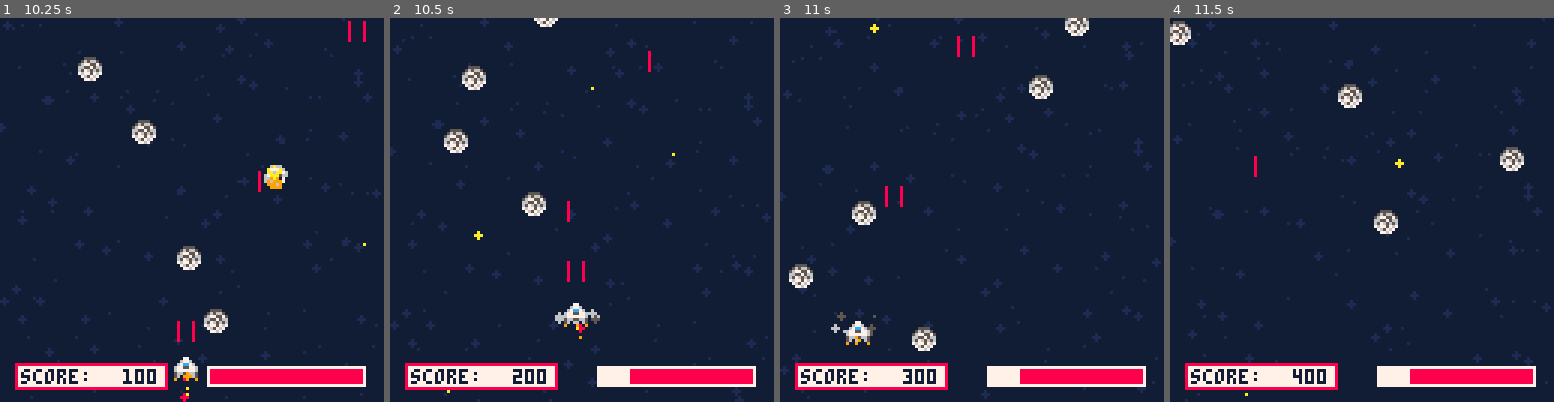
Above: before the commit, frames 1-4 (left to right).
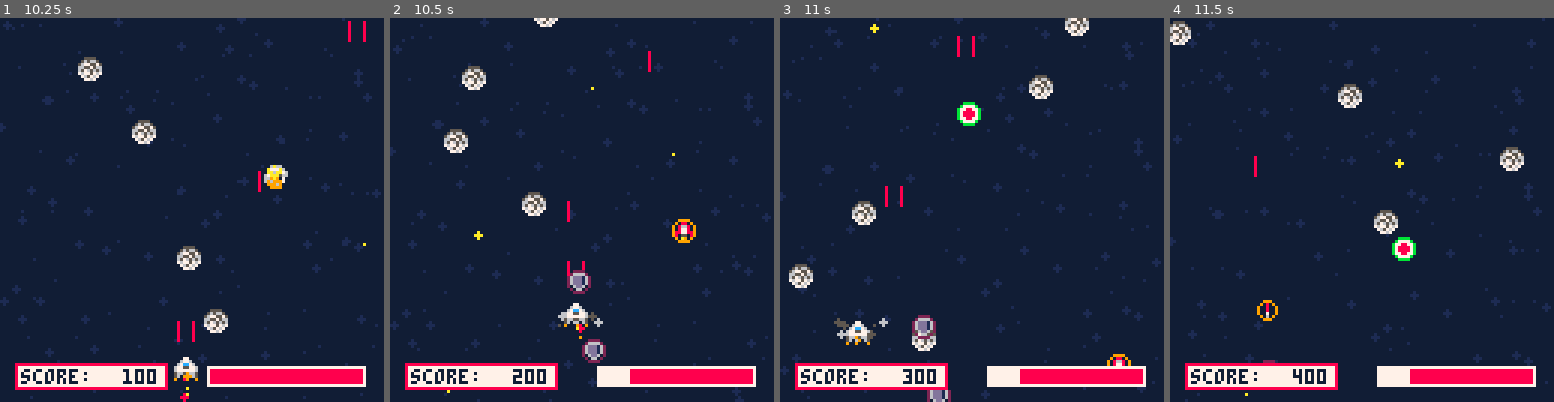
Above: after the commit, the same moments.

Repository: Sam-Horner-42/pico-8
Game: PICO-8 cartridge carts/firstgame/firstgame.p8
The game is run twice, just before and just after one commit, with the same random seed, the same clock (stepped at 60 frames per second) and the same inputs.
Inputs:
- Up to frame 1 (10.25 s): tap O (Z key) at 0.33, 0.7, 1.43, 2.22, 3.1, 3.98, 4.87, 5.75, 6.63, 7.52, 8.4, 9.28, 10.17 s; tap X (X key) at 1.07, 2.07, 2.4, 2.73, 3.07, 3.4, 3.73, 4.07, 4.4, 4.73, 5.07, 5.4, 5.73, 6.07, 6.4, 6.73, 7.07, 7.4, 7.73, 8.07, 8.4, 8.73, 9.07, 9.4, 9.73, 10.07 s; hold Left 1.97-2.37 s; hold Down 2.42-2.82 s; hold Right 2.87-3.53 s; hold Up 3.58-4.08 s; hold Right 4.13-4.53 s; hold Down 4.58-5.08 s; hold Left 5.13-5.8 s; hold Up 5.85-6.18 s; hold Left 6.23-6.63 s; hold Down 6.68-7.08 s; hold Right 7.13-7.8 s; hold Up 7.85-8.35 s; hold Right 8.4-8.8 s; hold Down 8.85-9.35 s; hold Left 9.4-10.07 s; hold Up from 10.12 s (still down)
- Up to frame 2 (10.5 s): tap X (X key) at 10.4 s; release Up at 10.45 s
- Up to frame 3 (11 s): hold Left 10.5-10.9 s; tap X (X key) at 10.73 s; hold Down from 10.95 s (still down)
- Up to frame 4 (11.5 s): tap O (Z key) at 11.05 s; tap X (X key) at 11.07, 11.4 s; release Down at 11.35 s; hold Right from 11.4 s (still down)

Frame 1 is identical in both runs. In frame 2, 1.0% of the frame differs, in the area x 42-80%, y 52-90%; in frame 3, 1.1%, in the area x 13-92%, y 21-100%; in frame 4, 0.5%.

Commit message:
Added Pickups

Diff:
--- /dev/null
+++ b/backup/20250701_154004_firstgame.p8
@@ -0,0 +1,45 @@
+pico-8 cartridge // http://www.pico-8.com
+version 42
+__lua__
+#include main.lua
+#include gameplay.lua
+#include stars.lua
+#include enemies.lua
+#include pickups.lua
+#include thrusters.lua
+#include player.lua
+#include projectiles.lua
+…(34 lines of a section not shown)…
--- /dev/null
+++ b/backup/20250701_160218_firstgame.p8
@@ -0,0 +1,45 @@
+pico-8 cartridge // http://www.pico-8.com
+version 42
+__lua__
+#include main.lua
+#include gameplay.lua
+#include stars.lua
+#include enemies.lua
+#include pickups.lua
+#include thrusters.lua
+#include player.lua
+#include projectiles.lua
+…(34 lines of a section not shown)…
--- /dev/null
+++ b/backup/20250701_162323_firstgame.p8
@@ -0,0 +1,45 @@
+pico-8 cartridge // http://www.pico-8.com
+version 42
+__lua__
+#include main.lua
+#include gameplay.lua
+#include stars.lua
+#include pickups.lua
+#include enemies.lua
+#include thrusters.lua
+#include player.lua
+#include projectiles.lua
+…(34 lines of a section not shown)…
--- /dev/null
+++ b/backup/20250701_164324_firstgame.p8
@@ -0,0 +1,46 @@
+pico-8 cartridge // http://www.pico-8.com
+version 42
+__lua__
+#include main.lua
+#include gameplay.lua
+#include stars.lua
+#include pickups.lua
+#include enemies.lua
+#include thrusters.lua
+#include player.lua
+#include projectiles.lua
+…(35 lines of a section not shown)…
--- a/backup/last_run.p8
+++ b/backup/last_run.p8
@@ -4,19 +4,20 @@
 #include main.lua
 #include gameplay.lua
 #include stars.lua
+#include pickups.lua
 #include enemies.lua
 #include thrusters.lua
 #include player.lua
 #include projectiles.lua
 __gfx__
-0007700000bbbb00000000000000000000555500006a660000505005589999850606606000000000000000000000000000000000000000000000000000000000
-006776000bccccb00000000000000000056566500a777a6000000005588888850627726000000000000000000000000000000000000000000000000000000000
-067cc760bcc77ccb0000000000000000567755750aa6aa7600500000681331860201102000000000000000000000000000000000000000000000000000000000
-67755776bc7ccccb00000000000000006655756667aaa56650050a05081331802222222200000000000000000000000000000000000000000000000000000000
-67777776bc7ccccb000000000000000065765656669a90705a000000778338770062260000000000000000000000000000000000000000000000000000000000
-56655665bccccccb00000000000000007677576769699970500aa000708118070060060000000000000000000000000000000000000000000000000000000000
-560660650bccccb00000000000000000076576700999690000000000007557000080080000000000000000000000000000000000000000000000000000000000
-9000000900bbbb000000000000000000007767000099990000500500000000000000000000000000000000000000000000000000000000000000000000000000
+0007700000000000000000000000000000555500006a660000505005589999850606606000222200009999000099900000bbbb00000000000000000000000000
+00677600000000000000000000000000056566500a777a600000000558888885062772600266662009088090090809000b7777b0000000000000000000000000
+067cc760000000000000000000000000567755750aa6aa7600500000681331860201102026ddd1629086680990080090b778877b000000000000000000000000
+677557760000000000000000000000006655756667aaa56650050a05081331802222222226ddd1629087780990080090b788887b000000000000000000000000
+6777777600000000000000000000000065765656669a90705a000000778338770062260026ddd1629887788990070090b788887b000000000000000000000000
+566556650000000000000000000000007677576769699970500aa0007081180700600600206dd6029805508909060900b778877b000000000000000000000000
+56066065000000000000000000000000076576700999690000000000007557000080080002066020090a9090009990000b7777b0000000000000000000000000
+90000009000000000000000000000000007767000099990000500500000000000000000000222200009999000000000000bbbb00000000000000000000000000
 
 
 
--- a/carts/firstgame/enemies.lua
+++ b/carts/firstgame/enemies.lua
@@ -1,3 +1,4 @@
+
 enemy={
     x=64, --xpos
     y=-1, --ypos
@@ -18,6 +19,7 @@
         return tbl
     end,
 
+
     update=function(self)
         if self.state == "alive" then
 			self.y += self.spd
@@ -36,7 +38,13 @@
 		elseif self.state == "exploded" then
 			self.explosion_timer -= 1
 			if self.explosion_timer <= 0 then
+                 -- drop a pickup
+                local current_x = self.x --reference to x location to prevent deletion
+                local current_y = self.y --reference to y location to prevent deletion
 				del(gameplay.enemies, self)
+                drop_pickup(current_x, current_y) -- drop a pickup
+
+
 			end
 		end
     end,
@@ -52,6 +60,14 @@
 		end
     end,
 }
+function drop_pickup(x_location, y_location)
+        add(gameplay.pickups, pickup:new({
+                    x = x_location,
+                    y = y_location,
+                    sprite_id = flr(rnd(4)) + 9,
+                    }))
+    end
+
 -- TODO make a seperate file for enemies and obstacles to add enemy AI logic
 smallspaceship = enemy:new({
     x=64, --xpos
--- a/carts/firstgame/firstgame.p8
+++ b/carts/firstgame/firstgame.p8
@@ -4,19 +4,20 @@
 #include main.lua
 #include gameplay.lua
 #include stars.lua
+#include pickups.lua
 #include enemies.lua
 #include thrusters.lua
 #include player.lua
 #include projectiles.lua
 __gfx__
-0007700000bbbb000bbbbbb00000000000555500006a660000505005589999850606606000000000000000000000000000000000000000000000000000000000
-006776000b0760b0bb0880bb00000000056566500a777a6000000005588888850627726000000000000000000000000000000000000000000000000000000000
-067cc760b764467bb086680b00000000567755750aa6aa7600500000681331860201102000000000000000000000000000000000000000000000000000000000
-67755776b747645bb087780b000000006655756667aaa56650050a05081331802222222200000000000000000000000000000000000000000000000000000000
-67777776b646645bb887788b0000000065765656669a90705a000000778338770062260000000000000000000000000000000000000000000000000000000000
-56655665b054450bb805508b000000007677576769699970500aa000708118070060060000000000000000000000000000000000000000000000000000000000
-560660650b0550b0bb0a90bb00000000076576700999690000000000007557000080080000000000000000000000000000000000000000000000000000000000
-9000000900bbbb000bbbbbb000000000007767000099990000500500000000000000000000000000000000000000000000000000000000000000000000000000
+0007700000000000000000000000000000555500006a660000505005589999850606606000222200009999000099900000bbbb00000000000000000000000000
+00677600000000000000000000000000056566500a777a600000000558888885062772600266662009088090090809000b7777b0000000000000000000000000
+067cc760000000000000000000000000567755750aa6aa7600500000681331860201102026ddd1629086680990080090b778877b000000000000000000000000
+677557760000000000000000000000006655756667aaa56650050a05081331802222222226ddd1629087780990080090b788887b000000000000000000000000
+6777777600000000000000000000000065765656669a90705a000000778338770062260026ddd1629887788990070090b788887b000000000000000000000000
+566556650000000000000000000000007677576769699970500aa0007081180700600600206dd6029805508909060900b778877b000000000000000000000000
+56066065000000000000000000000000076576700999690000000000007557000080080002066020090a9090009990000b7777b0000000000000000000000000
+90000009000000000000000000000000007767000099990000500500000000000000000000222200009999000000000000bbbb00000000000000000000000000
 
 
 
--- a/carts/firstgame/gameplay.lua
+++ b/carts/firstgame/gameplay.lua
@@ -4,6 +4,7 @@
     stars={},
     thruster_particles={},
     enemies={},
+    pickups={},
     init = function()
         warningcolourtimer = 20
         gameplay.game_start_timer = 0
@@ -43,7 +44,7 @@
         projectiles={}
         gameplay.enemies = {}
         gameplay.thruster_particles = {}
-        projectiles = {}
+        gameplay.pickups = {}
     end,
 
     update = function ()
@@ -51,7 +52,7 @@
         local enemies =  gameplay.enemies
         local thruster_particles =  gameplay.thruster_particles
         local check_collision =  gameplay.check_collision
-        local check_player_collision =  gameplay.check_player_collision
+        local pickups = gameplay.pickups
 
         enemy_spawn_timer += 1 --increment spawn timer
 
@@ -82,7 +83,7 @@
             add(enemies, enemy:new({
 				x = rnd(120),
 				y = -8,
-                sprite_id= 4
+                sprite_id = 4
 			}))
 		end
 		-- TODO add second wave
@@ -91,6 +92,9 @@
         if player.alive then
             player:update()
         end
+
+
+
         for i=#projectiles,1,-1 do
             local proj = projectiles[i]
             proj:update()
@@ -105,6 +109,8 @@
                 deli(thruster_particles, i)
             end
         end
+
+
 
         for projectile in all(projectiles) do
             for enemy in all(enemies) do
@@ -119,18 +125,25 @@
                         enemy.explosion_timer = 5
                         del(projectiles, projectile)
                         player.score+=100
+
                         break -- break enemy loop after hit
                     end
                 end
             end
         end
-            --player collisions
+        --player collisions
         for enemy in all(enemies) do
-            if player.alive and enemy.state == "alive" and check_player_collision(enemy) then
+            if player.alive and enemy.state == "alive" and check_collision(player, enemy) then
                 sfx(2, 3)
                 player.health -= 10
                 player.health_bar_timer = 5
                 enemy.state = "hit"
+            end
+        end
+        for pickup in all(pickups) do
+            if player.alive and pickup.state == "alive" and check_collision(player, pickup) then
+                sfx(14, 3)
+                pickup.state = "hit"
             end
         end
         --spawn enemies
@@ -140,34 +153,15 @@
                 del(enemies, enemy) --delete enemies
             end
         end
-
-        for i=#thruster_particles,1,-1 do
-            local p = thruster_particles[i]
+        for i=#gameplay.pickups,1,-1 do
+            local p = gameplay.pickups[i]
             p:update()
-            if p.life <= 0 then
-                deli(thruster_particles, i)
-            end
-        end
-    end,
-
-    check_player_collision = function(enemy)
-        local p = gameplay.player
-        local collides = gameplay.check_collision
-        -- define each bounding box of the player
-        local parts = {
-            {x =  p.x,     y =  p.y,     w = 3, h = 8}, -- top
-            {x =  p.x,     y =  p.y+8,   w = 3, h = 4}, -- bottom
-            {x =  p.x-8,   y =  p.y+5,   w = 8, h = 3}, -- left wing
-            {x =  p.x+8,   y =  p.y+5,   w = 8, h = 3}, -- right wing
-        }
-
-        for part in all(parts) do
-            if  collides(part, enemy) then
-                return true
-            end
-        end
-
-        return false
+            if p.y > 128 then
+                deli(gameplay.pickups, i)
+            end
+        end
+
+
     end,
 
 
@@ -192,8 +186,6 @@
     end,
 
     draw = function()
-
-
         for projectile in all(projectiles) do
             projectile:draw()
         end
@@ -201,6 +193,9 @@
         for enemy in all(gameplay.enemies) do
             enemy:draw() --spawn enemies
         end
+        for pickup in all(gameplay.pickups) do
+            pickup:draw()
+        end
 
         gameplay.player:draw() --display the player
 
--- /dev/null
+++ b/carts/firstgame/pickups.lua
@@ -0,0 +1,39 @@
+pickup={
+    x=64, --xpos
+    y=-1, --ypos
+    spd= 2 + flr(rnd(1)), --speed
+    state = "alive",
+    w = 8,
+    h = 8,
+    sprite_id = 9,
+    circ_colour = 8,
+
+    new=function(self,tbl)
+        tbl=tbl or {}
+        tbl.drift = tbl.drift or flr(rnd(2)) -- 0 or 1
+        tbl.drift_amount = tbl.drift_amount or flr(rnd(2)) -- you can tweak this range
+        tbl.sprite_id = tbl.sprite_id or self.sprite_id
+        setmetatable(tbl, {__index=self})
+        return tbl
+    end,
+
+    update=function(self)
+        if self.state == "alive" then
+			self.y += self.spd
+            if self.drift == 0 then
+                self.x += self.drift_amount
+                self.y += self.drift_amount
+            elseif self.drift == 1 then
+                self.x -= self.drift_amount
+                self.y -= self.drift_amount
+            end
+		elseif self.state == "hit" then
+			del(gameplay.pickups, self)
+		end
+    end,
+
+    draw = function(self)
+        local sprite = self.sprite_id
+		spr(sprite, self.x, self.y)
+    end,
+}
--- a/carts/firstgame/player.lua
+++ b/carts/firstgame/player.lua
@@ -6,8 +6,8 @@
     score = 0,
     health = 50,
     alive = true,
-    w = 16,
-    h = 16,
+    w = 8,
+    h = 8,
     menu = true,
     health_bar_colour = 8,
     health_bar_timer = 0,
Not shown, changed: activity_log.txt
Not shown, changed: 34 lines of the sprite sheet (__gfx__) section of backup/20250701_154004_firstgame.p8
Not shown, changed: the music (__music__) section of backup/20250701_154004_firstgame.p8
Not shown, changed: the sound effects (__sfx__) section of backup/20250701_154004_firstgame.p8
Not shown, changed: 34 lines of the sprite sheet (__gfx__) section of backup/20250701_160218_firstgame.p8
Not shown, changed: the music (__music__) section of backup/20250701_160218_firstgame.p8
Not shown, changed: the sound effects (__sfx__) section of backup/20250701_160218_firstgame.p8
Not shown, changed: 34 lines of the sprite sheet (__gfx__) section of backup/20250701_162323_firstgame.p8
Not shown, changed: the music (__music__) section of backup/20250701_162323_firstgame.p8
Not shown, changed: the sound effects (__sfx__) section of backup/20250701_162323_firstgame.p8
Not shown, changed: 35 lines of the sprite sheet (__gfx__) section of backup/20250701_164324_firstgame.p8
Not shown, changed: the music (__music__) section of backup/20250701_164324_firstgame.p8
(and 4 more such lines)
